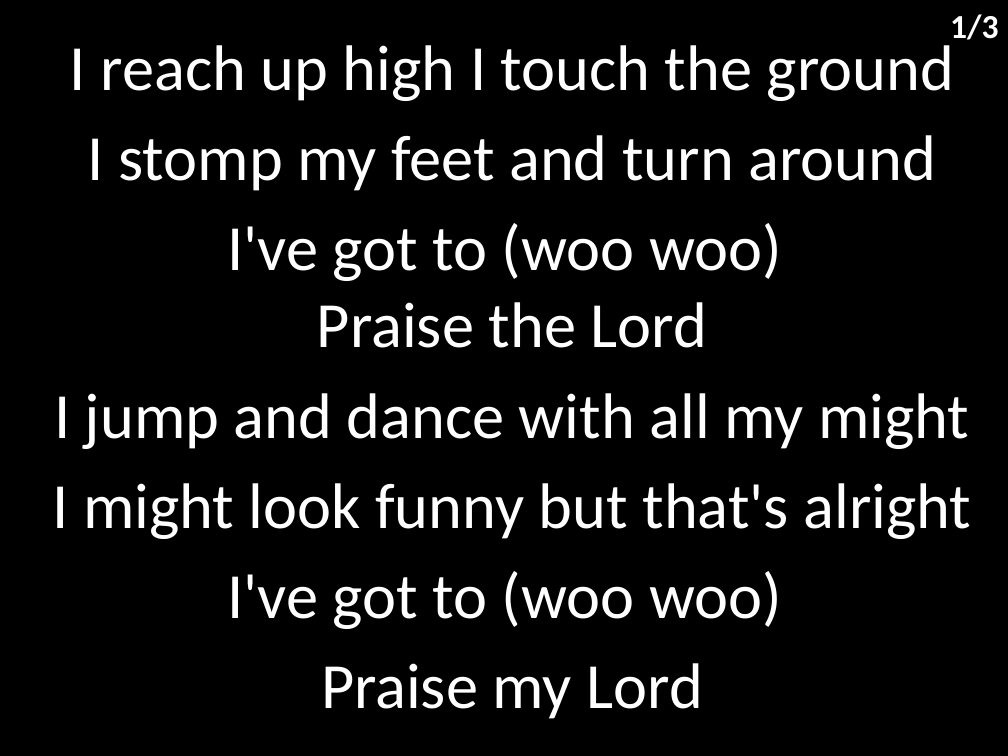
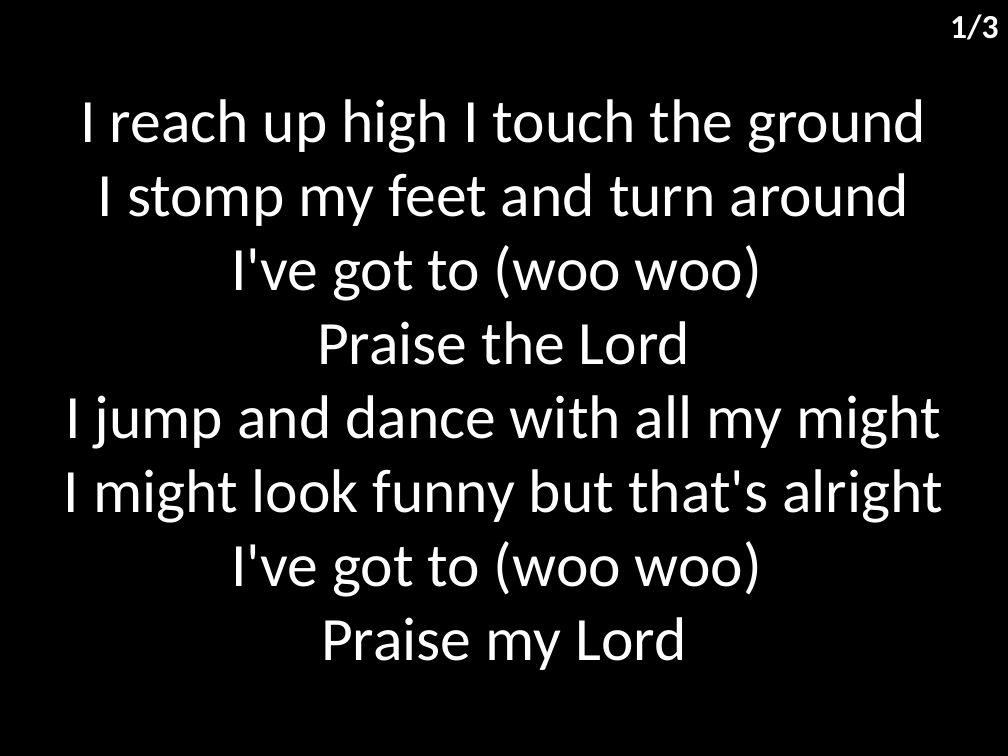
Before and after one commit to hoo-are-ya/worship, a slide deck: slide 2 of docs/songs/i reach up high.pptx. Drawn at 1008x756 pixels with LibreOffice and Linux fonts; fonts in the diff are those of the drawing. Boxes give left, top, right and bottom in pixels: in the first picture for what was removed or moved away, otherwise in the second. Text is boxed around its words. In the diff, an @@ line names an element or a change of style, - is before the commit and + after.

```diff
--- a/docs/songs/i reach up high.pptx
+++ b/docs/songs/i reach up high.pptx
@@ subtitle "I reach up high I ...": place and size @@
-subtitle "I reach up high I ..." at (52,45,972,719)
+subtitle "I reach up high I ..." at (64,99,943,670)
@@ subtitle "I reach up high I ..." at (64,99,943,670): size 46 to 44 pt; less space between paragraphs @@
```
Also in this commit, not shown: 2 other slides changed, 7 other files.
